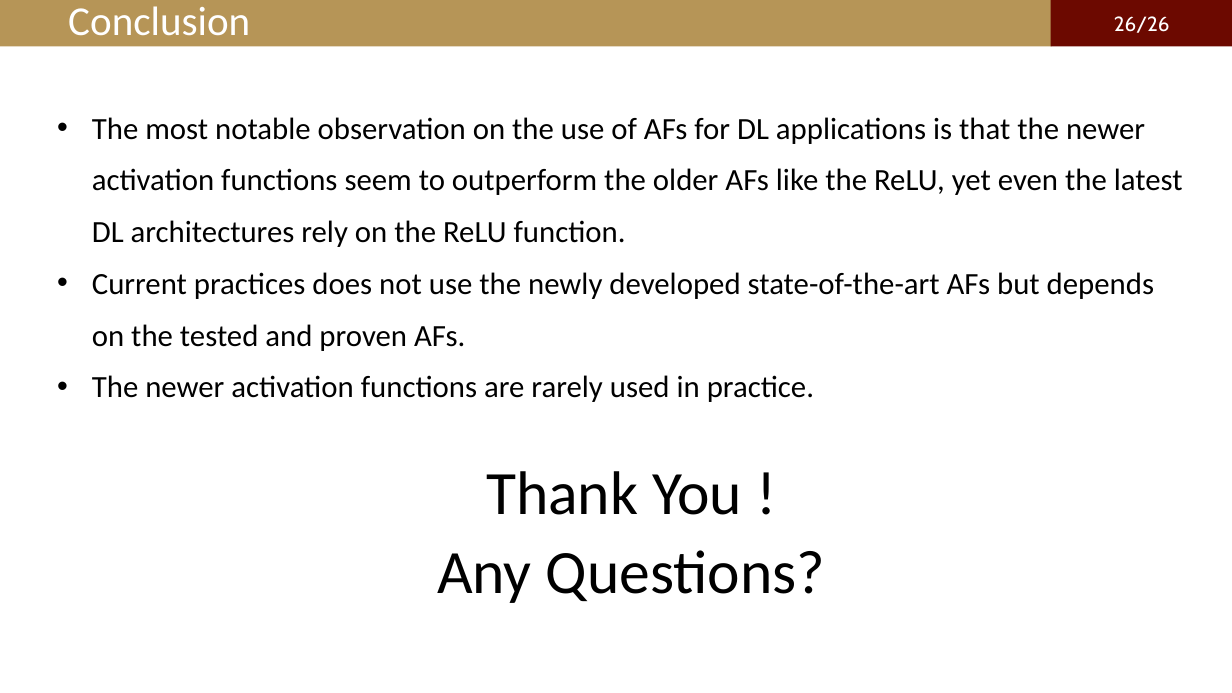
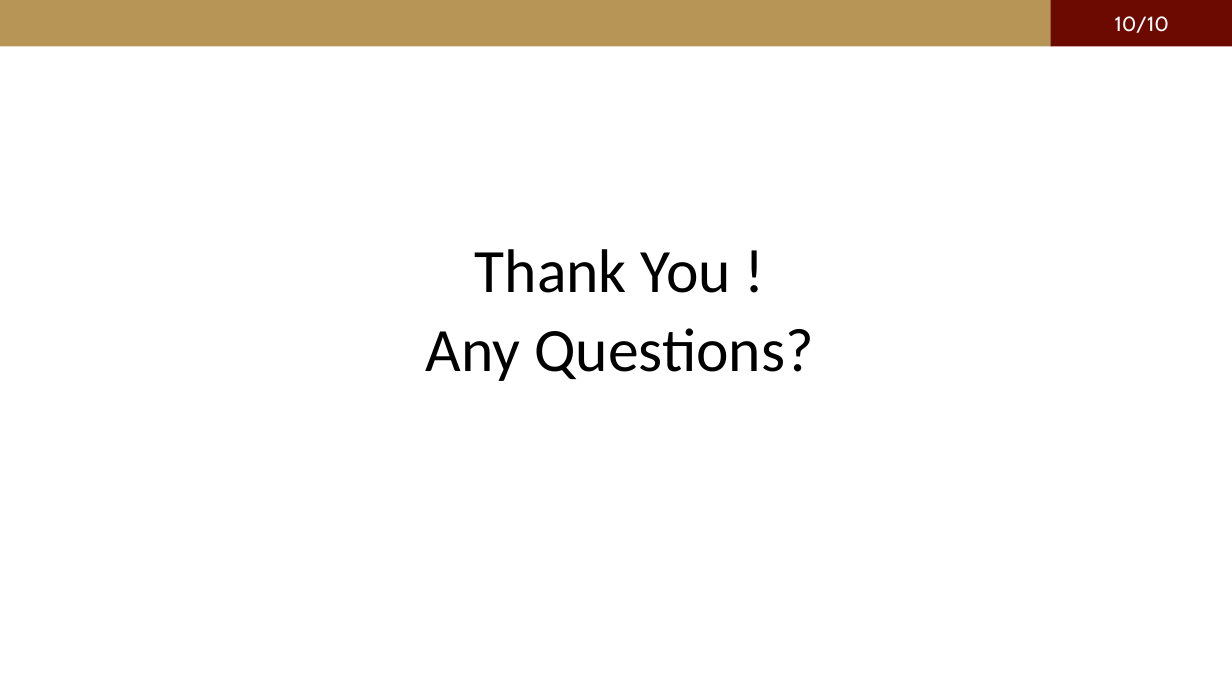
Before and after one commit to YLTun/stl_10_classifier, a slide deck: slide 10 of presentation.pptx (slide 26 before the commit). Drawn at 1232x693 pixels with LibreOffice and Linux fonts; fonts in the diff are those of the drawing. Boxes give left, top, right and bottom in pixels: in the first picture for what was removed or moved away, otherwise in the second. Text is boxed around its words. In the diff, an @@ line names an element or a change of style, - is before the commit and + after.

```diff
--- a/presentation.pptx
+++ b/presentation.pptx
@@ title removed at bbox=[68, 6, 250, 36] @@
-Conclusion
@@ page number at bbox=[1115, 16, 1169, 33]: text changed @@
-26/26
+10/10
@@ text removed at bbox=[92, 117, 1183, 402] @@
-• The most notable observation on the use of AFs for DL applications is that the newer activation functions seem to outperform the older AFs like the ReLU, yet even the latest DL architectures rely on the ReLU function.
-• Current practices does not use the newly developed state-of-the-art AFs but depends on the tested and proven AFs.
-• The newer activation functions are rarely used in practice.
@@ text "Thank You !": place and size @@
-text "Thank You !" at bbox=[437, 471, 825, 603]
+text "Thank You !" at bbox=[426, 249, 813, 381]
```
Also in this commit, not shown: 1 other slide changed, 8 slides added, 24 slides removed, 3 other files.
